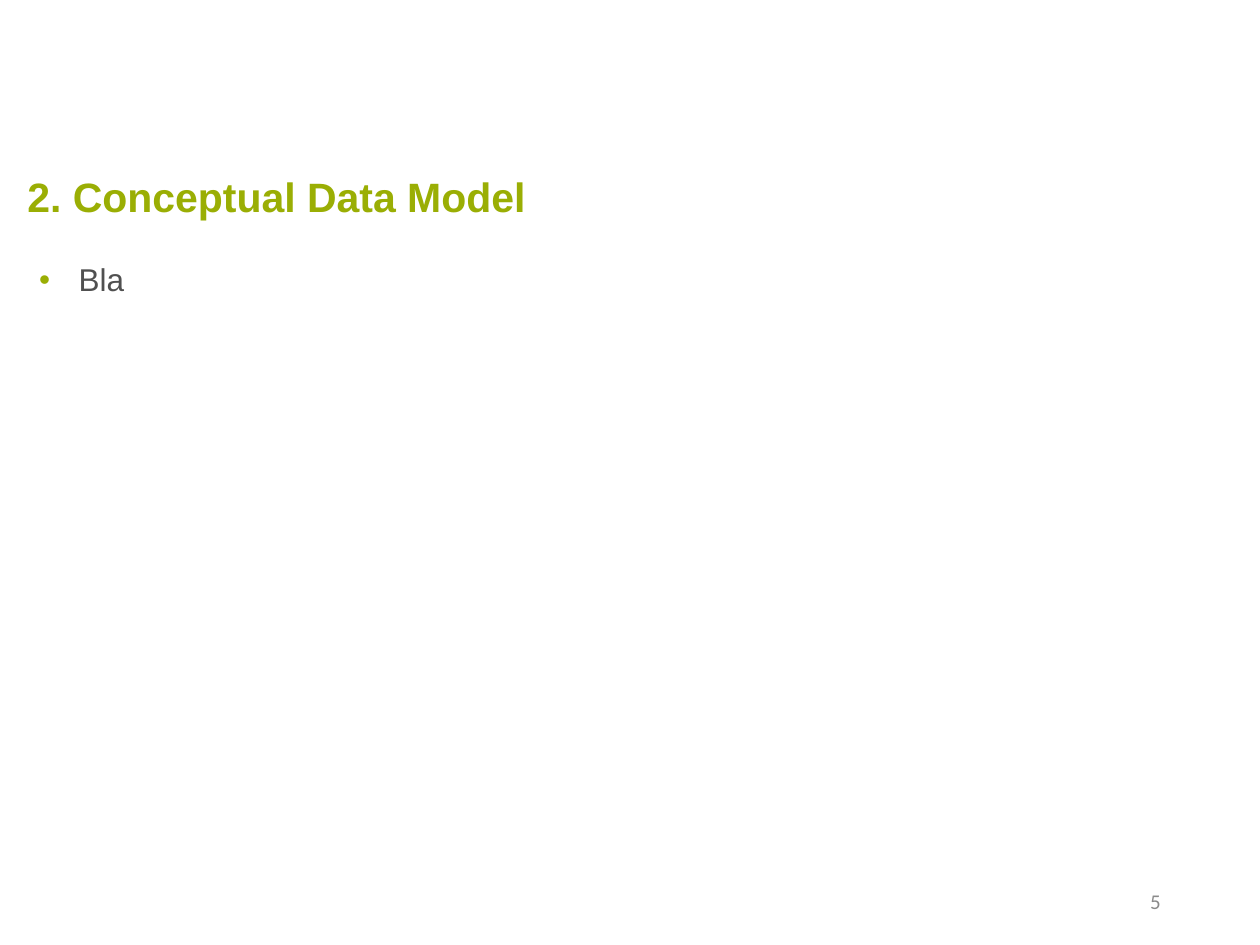
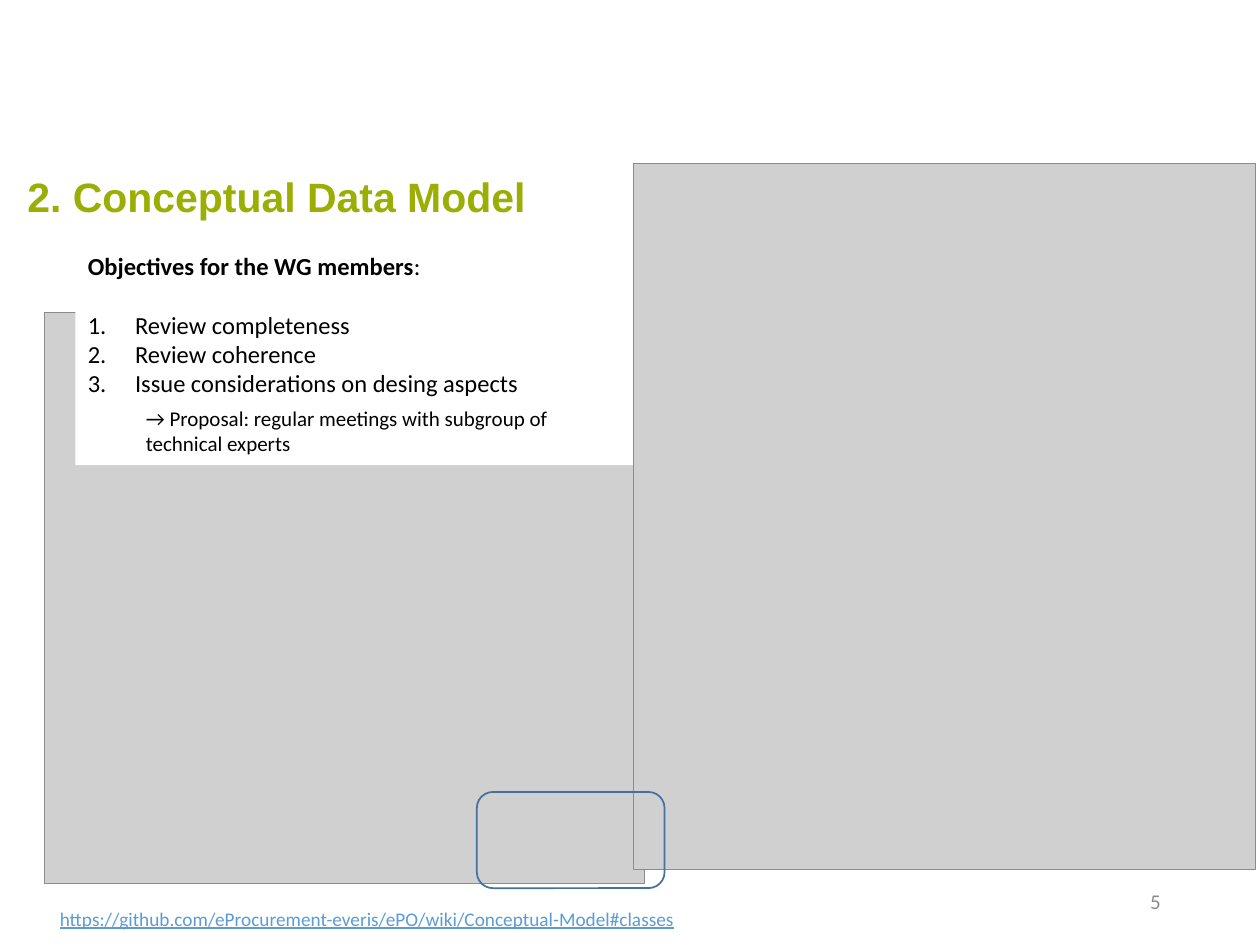
Before and after one commit to eProcurement-everis/ePO, a slide deck: slide 5 of 08_Project_management/WGM Reports/5th_WGM/AO10649_ePO_WGM5_20180328_v1.pptx. Drawn at 1260x945 pixels with LibreOffice and Linux fonts; fonts in the diff are those of the drawing; grey boxes stand for pictures; background and template pictures are left out. Boxes give left, top, right and bottom in pixels: in the first picture for what was removed or moved away, otherwise in the second. Text is boxed around its words. In the diff, an @@ line names an element or a change of style, - is before the commit and + after.

```diff
--- a/08_Project_management/WGM Reports/5th_WGM/AO10649_ePO_WGM5_20180328_v1.pptx
+++ b/08_Project_management/WGM Reports/5th_WGM/AO10649_ePO_WGM5_20180328_v1.pptx
@@ picture added at [634, 164, 1256, 869] @@
@@ text removed at [79, 268, 124, 292] @@
-• Bla
@@ text added at [88, 257, 518, 397], 14 pt, text #000000 @@
+Objectives for the WG members:
+1. Review completeness
+2. Review coherence
+3. Issue considerations on desing aspects
@@ picture added at [44, 312, 644, 883] @@
@@ text added at [146, 411, 547, 455], 12 pt, text #000000 @@
+→ Proposal: regular meetings with subgroup of technical experts
@@ rounded rectangle added at [476, 793, 664, 888], outline #43739E 1 pt @@
@@ text added at [60, 912, 674, 930], 11 pt, text #5B9BD5, underline @@
+https://github.com/eProcurement-everis/ePO/wiki/Conceptual-Model#classes
```
Also in this commit, not shown: 2 other slides changed, 2 other files.
